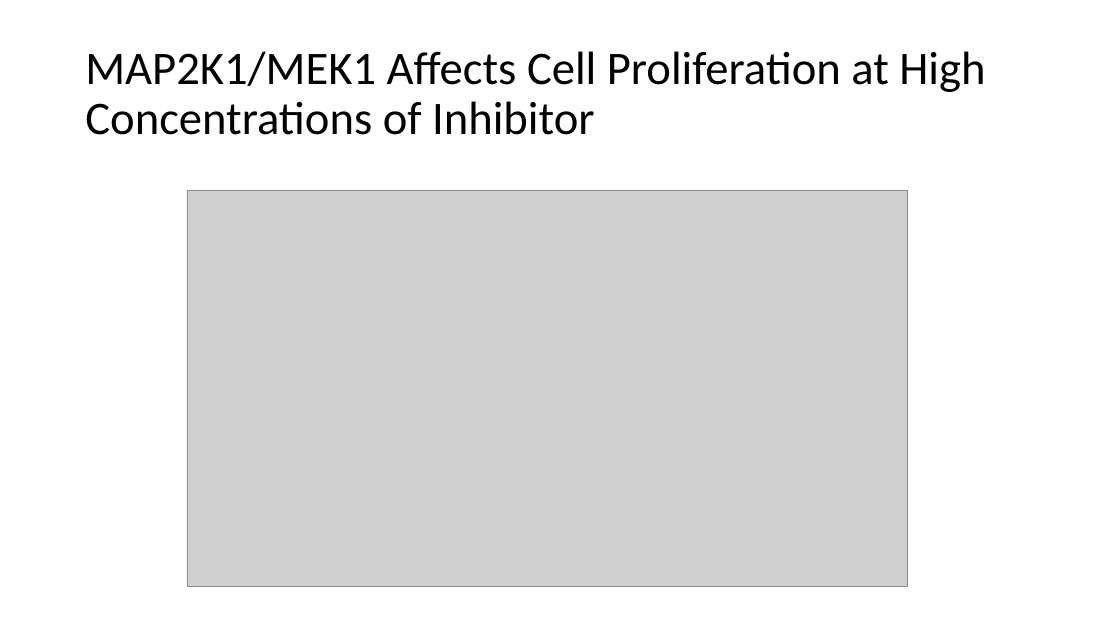
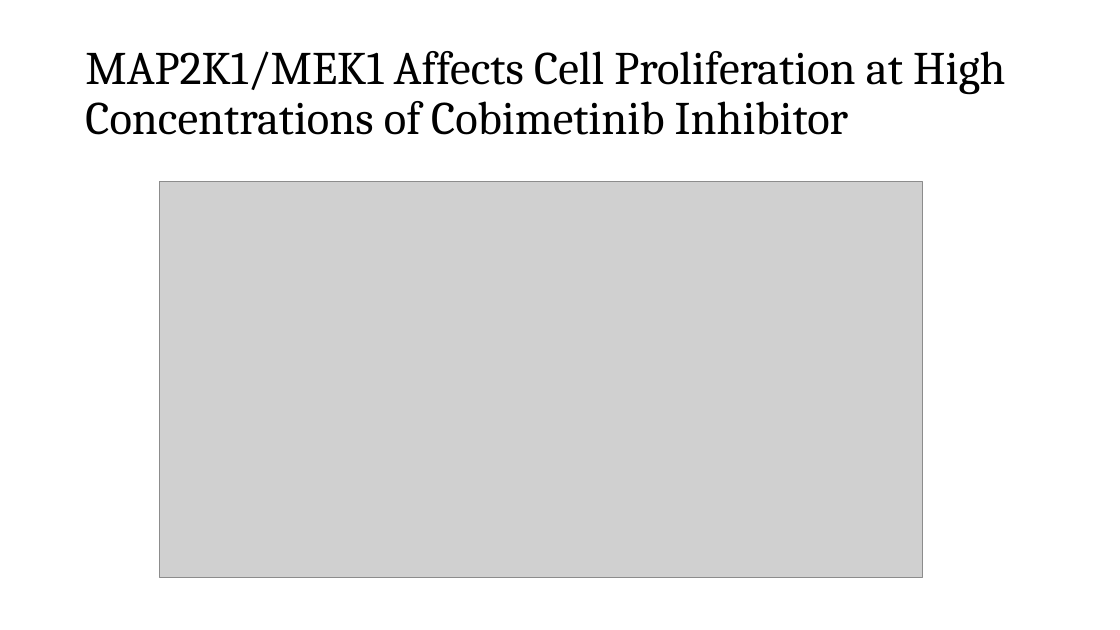
Before and after one commit to phalas25/ph-future-phd, a slide deck: slide 11 of Rotation Wrap Up Presentation.pptx (slide 9 before the commit). Drawn at 1120x630 pixels with LibreOffice and Linux fonts; fonts in the diff are those of the drawing; grey boxes stand for pictures. Boxes give left, top, right and bottom in pixels: in the first picture for what was removed or moved away, otherwise in the second. Text is boxed around its words. In the diff, an @@ line names an element or a change of style, - is before the commit and + after.

```diff
--- a/Rotation Wrap Up Presentation.pptx
+++ b/Rotation Wrap Up Presentation.pptx
@@ title at bbox=[85, 51, 1005, 135]: text changed; font Calibri to Cambria @@
-MAP2K1/MEK1 Affects Cell Proliferation at High Concentrations of Inhibitor
+MAP2K1/MEK1 Affects Cell Proliferation at High Concentrations of Cobimetinib Inhibitor
@@ picture: place and size @@
-picture at bbox=[187, 191, 907, 586]
+picture at bbox=[160, 181, 923, 577]
```
Also in this commit, not shown: 12 other slides changed, 5 slides added, 1 slide removed, 5 other files.
